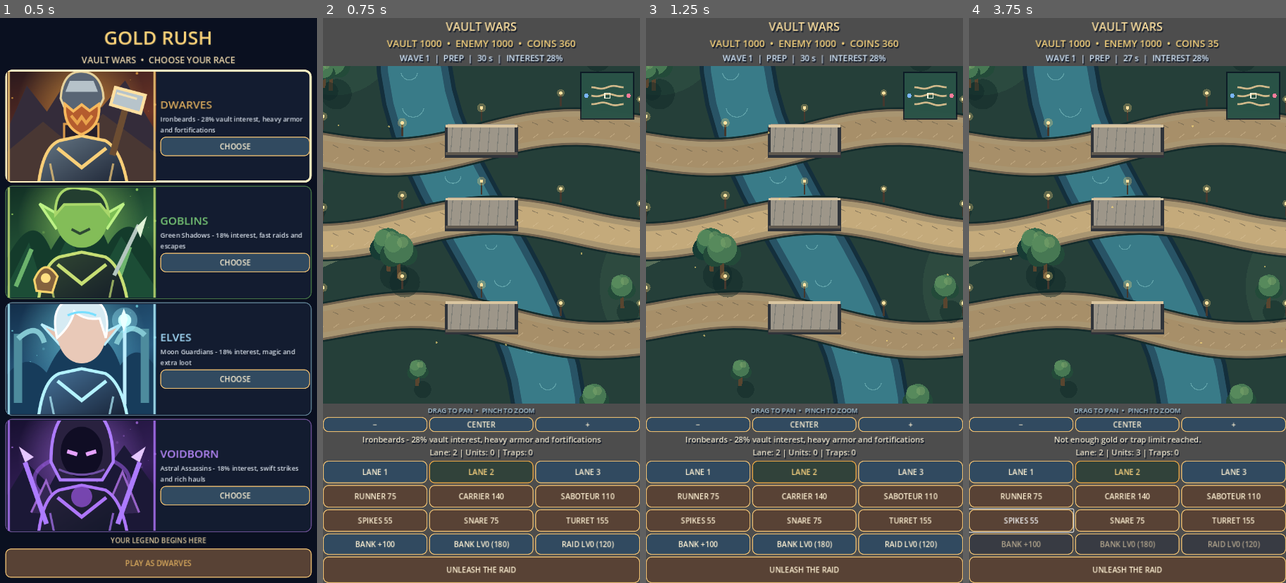
Above: before the commit, frames 1-4 (left to right).
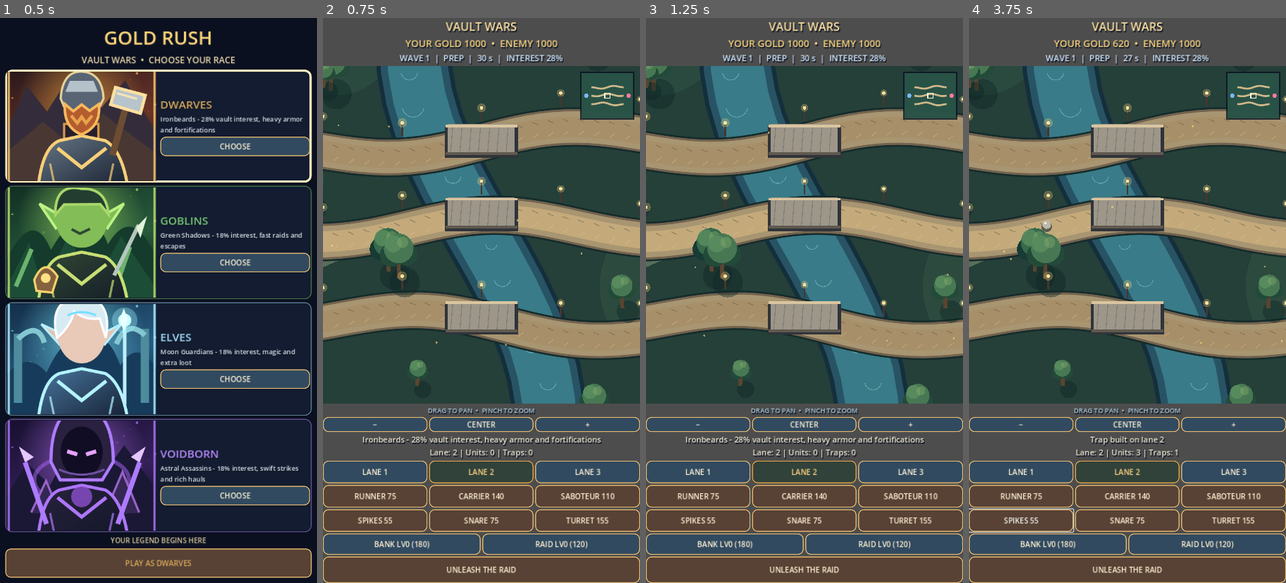
Above: after the commit, the same moments.

Repository: krzych3d/Gold-rush-mobile
Game: Godot game, scene res://main.tscn
Two runs of this game, one before a commit and one after it. Both use one fixed random seed, a clock stepped at 60 frames per second and the inputs below.
Inputs:
- Up to frame 1 (0.5 s): no input
- Up to frame 2 (0.75 s): click "PLAY AS DWARVES" at 0.5 s
- Up to frame 3 (1.25 s): no input
- Up to frame 4 (3.75 s): click "RUNNER 75" at 1.25 s; click "CARRIER 140" at 2 s; click "SABOTEUR 110" at 2.75 s; click "SPIKES 55" at 3.5 s

Frame 1 is identical in both runs. In frame 2, 1.3% of the frame differs, in the area x 10-92%, y 3-95%; in frame 3, 1.3%; in frame 4, 4.4%, in the area x 0-100%, y 3-95%.

Commit message:
Restore single vault-gold economy: spending reduces survival gold and bankruptcy ends match immediately

Diff:
--- a/scripts/game.gd
+++ b/scripts/game.gd
@@ -17,10 +17,8 @@
 var phase := "SELECT"
 var remaining := PREP_TIME
 var gold := [1000, 1000]
-var wallet := [360, 360]
 var interest_last := [0, 0]
 var bank_level := 0
-var bank_button: Button
 var invest_button: Button
 var raid_button: Button
 var raid_boost := 0
@@ -129,13 +127,6 @@
 				button.pressed.connect(_buy_trap.bind(index))
 	var economy_row := HBoxContainer.new()
 	root.add_child(economy_row)
-	bank_button = Button.new()
-	bank_button.text = "BANK +100"
-	bank_button.size_flags_horizontal = Control.SIZE_EXPAND_FILL
-	bank_button.custom_minimum_size.y = 48
-	_style_button(bank_button, true)
-	economy_row.add_child(bank_button)
-	bank_button.pressed.connect(_deposit_gold)
 	invest_button = Button.new()
 	invest_button.text = "UPGRADE BANK"
 	invest_button.size_flags_horizontal = Control.SIZE_EXPAND_FILL
@@ -292,27 +283,21 @@
 	message = "Selected lane %d" % (lane + 1)
 	_refresh()
 
-func _deposit_gold() -> void:
-	if phase != "PREP" or wallet[0] < 100:
-		return
-	wallet[0] -= 100
-	gold[0] += 100
-	message = "100 coins secured in your vault."
-	_refresh()
-
 func _upgrade_bank() -> void:
 	var cost: int = 180 + bank_level * 110
-	if phase != "PREP" or bank_level >= 5 or wallet[0] < cost:
-		return
-	wallet[0] -= cost
+	if phase != "PREP" or bank_level >= 5 or gold[0] < cost:
+		return
+	gold[0] -= cost
+	_check_vaults()
 	bank_level += 1
 	message = "BANK LEVEL %d! +4%% interest each wave." % bank_level
 	_refresh()
 
 func _buy_raid_boost() -> void:
-	if phase != "PREP" or wallet[0] < 120 or raid_boost >= 3:
-		return
-	wallet[0] -= 120
+	if phase != "PREP" or gold[0] < 120 or raid_boost >= 3:
+		return
+	gold[0] -= 120
+	_check_vaults()
 	raid_boost += 1
 	message = "Raid training %d/3: faster, stronger thieves." % raid_boost
 	_refresh()
@@ -324,11 +309,12 @@
 	for order in orders[0]:
 		if order["lane"] == lane:
 			lane_count += 1
-	if wallet[0] < COSTS[kind] or orders[0].size() >= 6 or lane_count >= 4:
+	if gold[0] < COSTS[kind] or orders[0].size() >= 6 or lane_count >= 4:
 		message = "Not enough gold or unit limit reached."
 		_refresh()
 		return
-	wallet[0] -= COSTS[kind]
+	gold[0] -= COSTS[kind]
+	_check_vaults()
 	orders[0].append({"kind": kind, "lane": lane})
 	message = "Thief queued on lane %d" % (lane + 1)
 	_refresh()
@@ -340,26 +326,29 @@
 	for trap in traps[0]:
 		if trap["lane"] == lane:
 			lane_count += 1
-	if wallet[0] < TRAP_COSTS[kind] or lane_count >= 5:
+	if gold[0] < TRAP_COSTS[kind] or lane_count >= 5:
 		message = "Not enough gold or trap limit reached."
 		_refresh()
 		return
-	wallet[0] -= TRAP_COSTS[kind]
+	gold[0] -= TRAP_COSTS[kind]
+	_check_vaults()
 	traps[0].append({"lane": lane, "kind": kind, "charges": [3, 2, 999][kind]})
 	message = "Trap built on lane %d" % (lane + 1)
 	_refresh()
 
 func _bot_prepare() -> void:
-	var budget: int = mini(400, wallet[1])
+	var budget: int = mini(400, gold[1])
 	while budget >= 75 and orders[1].size() < 4:
 		var kind := rng.randi_range(0, 2)
-		if COSTS[kind] > budget or COSTS[kind] > wallet[1]:
+		if COSTS[kind] > budget or COSTS[kind] > gold[1]:
 			break
 		orders[1].append({"lane": rng.randi_range(0, 2), "kind": kind})
-		wallet[1] -= COSTS[kind]
+		gold[1] -= COSTS[kind]
+		_check_vaults()
 		budget -= COSTS[kind]
-	if wallet[1] >= 55 and traps[1].size() < wave * 2:
-		wallet[1] -= 55
+	if gold[1] >= 55 and traps[1].size() < wave * 2:
+		gold[1] -= 55
+		_check_vaults()
 		traps[1].append({"lane": rng.randi_range(0, 2), "kind": 0, "charges": 3})
 
 func _start_pressed() -> void:
@@ -507,23 +496,21 @@
 		var payout: int = maxi(20, int(floor(float(gold[side]) * rate)))
 		interest_last[side] = payout
 		gold[side] += payout
-		wallet[side] += 160 + mini(wave * 25, 250)
 	wave += 1
 	phase = "PREP"
 	remaining = PREP_TIME
-	message = "INTEREST +%d GOLD  •  RECRUITMENT +%d" % [interest_last[0], 160 + mini((wave - 1) * 25, 250)]
+	message = "INTEREST +%d GOLD! Protect savings or invest in your army." % interest_last[0]
 
 func _refresh() -> void:
 	race_button.text = "RACE: " + RACE_NAMES[selected_race]
 	race_button.disabled = true
-	hud.text = "VAULT %d  •  ENEMY %d  •  COINS %d" % [gold[0], gold[1], wallet[0]]
+	hud.text = "YOUR GOLD %d  •  ENEMY %d" % [gold[0], gold[1]]
 	timer_label.text = "WAVE %d  |  %s  |  %02d s  |  INTEREST %d%%" % [wave, phase, int(maxf(0.0, ceilf(remaining))), (28 if selected_race == 0 else 18) + bank_level * 4]
 	info.text = message + "\nLane: %d | Units: %d | Traps: %d" % [lane + 1, orders[0].size(), traps[0].size()]
 	for i in range(3, 9):
 		controls[i].disabled = phase != "PREP"
-	bank_button.disabled = phase != "PREP" or wallet[0] < 100
-	invest_button.disabled = phase != "PREP" or bank_level >= 5 or wallet[0] < 180 + bank_level * 110
-	raid_button.disabled = phase != "PREP" or raid_boost >= 3 or wallet[0] < 120
+	invest_button.disabled = phase != "PREP" or bank_level >= 5 or gold[0] < 180 + bank_level * 110
+	raid_button.disabled = phase != "PREP" or raid_boost >= 3 or gold[0] < 120
 	invest_button.text = "BANK LV%d (%d)" % [bank_level, 180 + bank_level * 110] if bank_level < 5 else "BANK MAX"
 	raid_button.text = "RAID LV%d (120)" % raid_boost if raid_boost < 3 else "RAID MAX"
 	controls[9].disabled = phase == "ATTACK"
